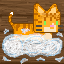
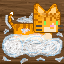
Revision of a layered 64 x 64 image; what changed, layer by layer:
painted on "Background" over bbox(5, 12, 35, 30)
